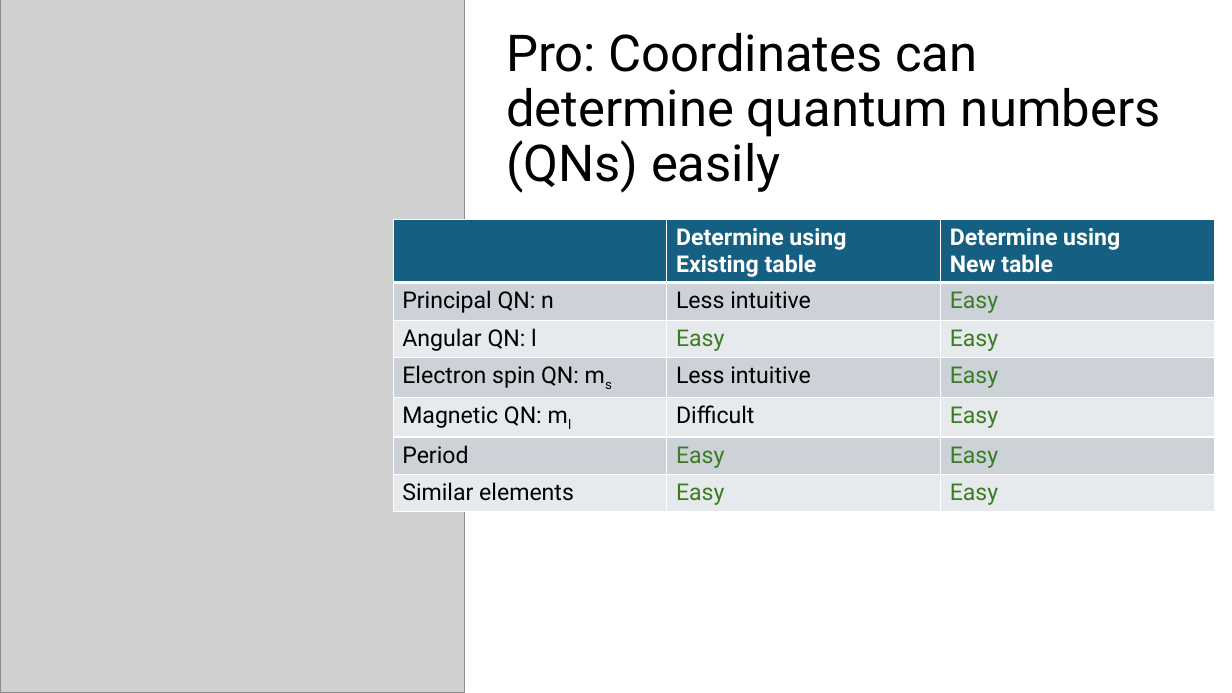
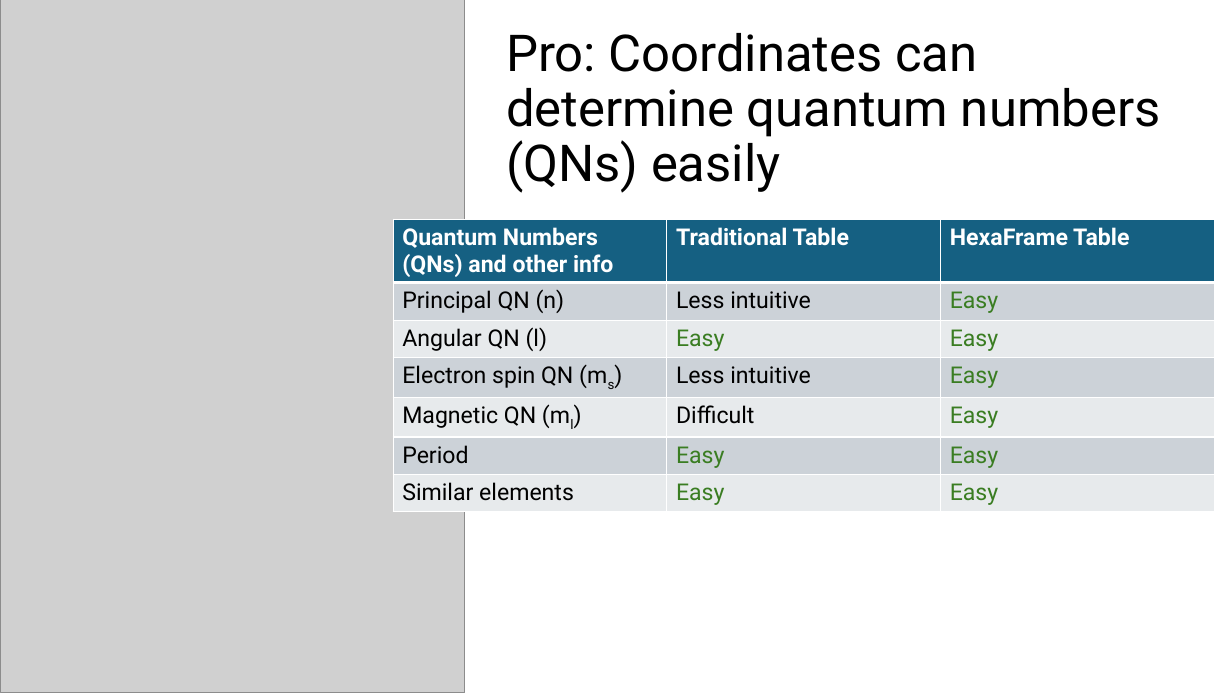
Before and after one commit to lanstonchu/hexaframe-periodic-table, a slide deck: slide 2 of HexaFrame Periodic Table.pptx. Drawn at 1232x693 pixels with LibreOffice and Linux fonts; fonts in the diff are those of the drawing; grey boxes stand for pictures. Boxes give left, top, right and bottom in pixels: in the first picture for what was removed or moved away, otherwise in the second. Text is boxed around its words. In the diff, an @@ line names an element or a change of style, - is before the commit and + after.

```diff
--- a/HexaFrame Periodic Table.pptx
+++ b/HexaFrame Periodic Table.pptx
@@ table at bbox=[393, 219, 1214, 509] @@
-row 1:  | Determine using / Existing table | Determine using / New table
+row 1: Quantum Numbers (QNs) and other info | Traditional Table | HexaFrame Table
-row 2, column 1: Principal QN: n
+row 2, column 1: Principal QN (n)
-row 3, column 1: Angular QN: l
+row 3, column 1: Angular QN (l)
-row 4, column 1: Electron spin QN: ms
+row 4, column 1: Electron spin QN (ms)
-row 5, column 1: Magnetic QN: ml
+row 5, column 1: Magnetic QN (ml)
```
Also in this commit, not shown: 2 other slides changed.
